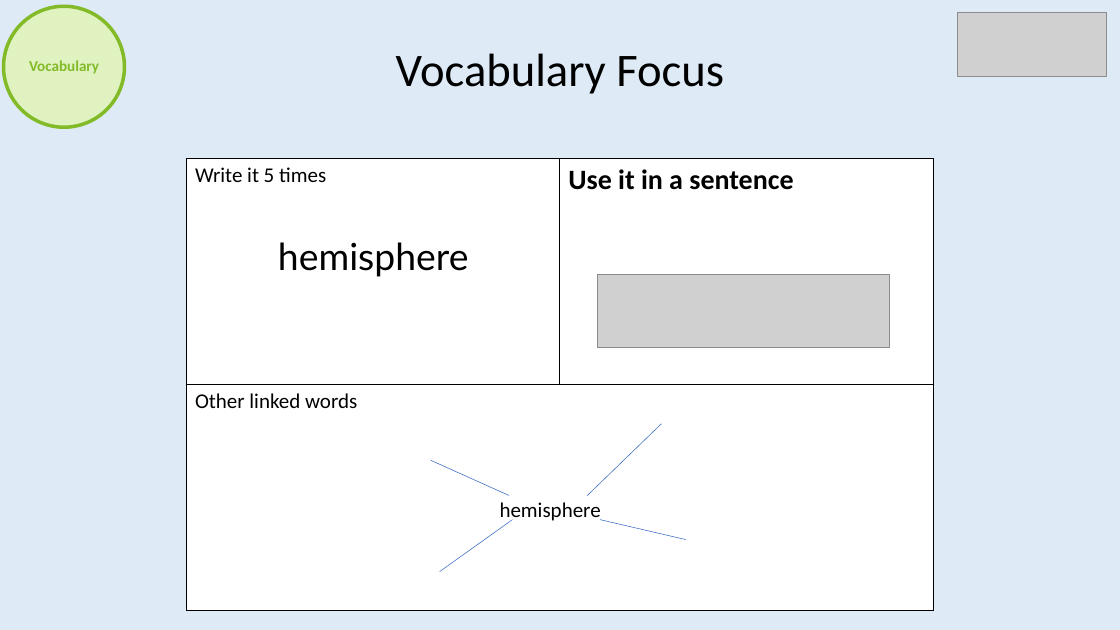
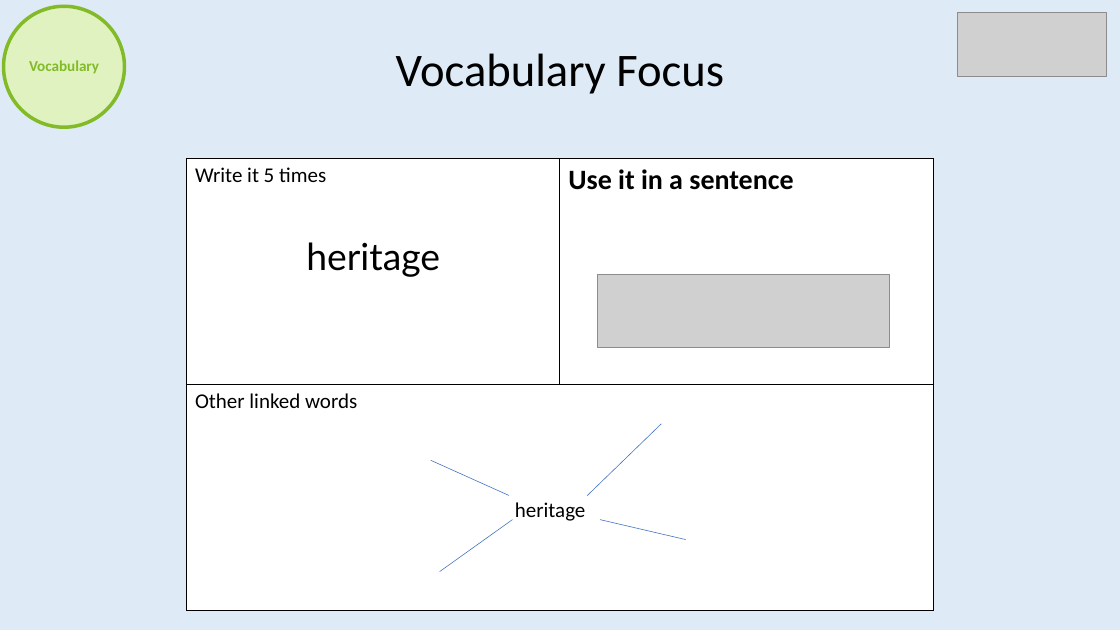
Before and after one commit to imcl75/claude_files, a slide deck: slide 5 of Reading/BeingAReader_Template.pptx. Drawn at 1120x630 pixels with LibreOffice and Linux fonts; fonts in the diff are those of the drawing; grey boxes stand for pictures. Boxes give left, top, right and bottom in pixels: in the first picture for what was removed or moved away, otherwise in the second. Text is boxed around its words. In the diff, an @@ line names an element or a change of style, - is before the commit and + after.

```diff
--- a/Reading/BeingAReader_Template.pptx
+++ b/Reading/BeingAReader_Template.pptx
@@ table at [187,159,933,611] @@
-row 1, column 1: Write it 5 times / hemisphere
+row 1, column 1: Write it 5 times / heritage
@@ text at [515,502,586,521]: text changed @@
-hemisphere
+heritage
```
Also in this commit, not shown: 12 other slides changed.
